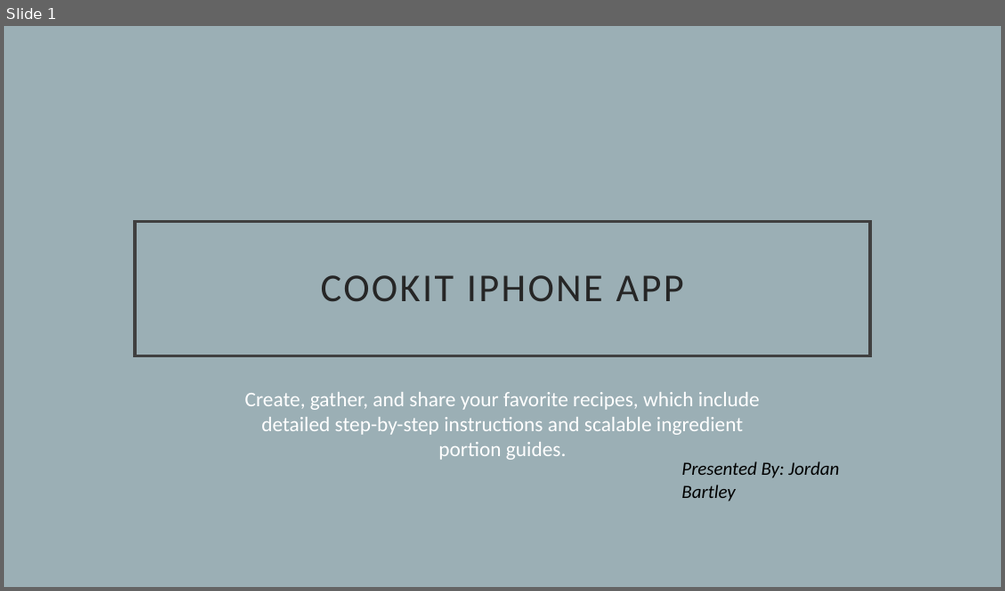
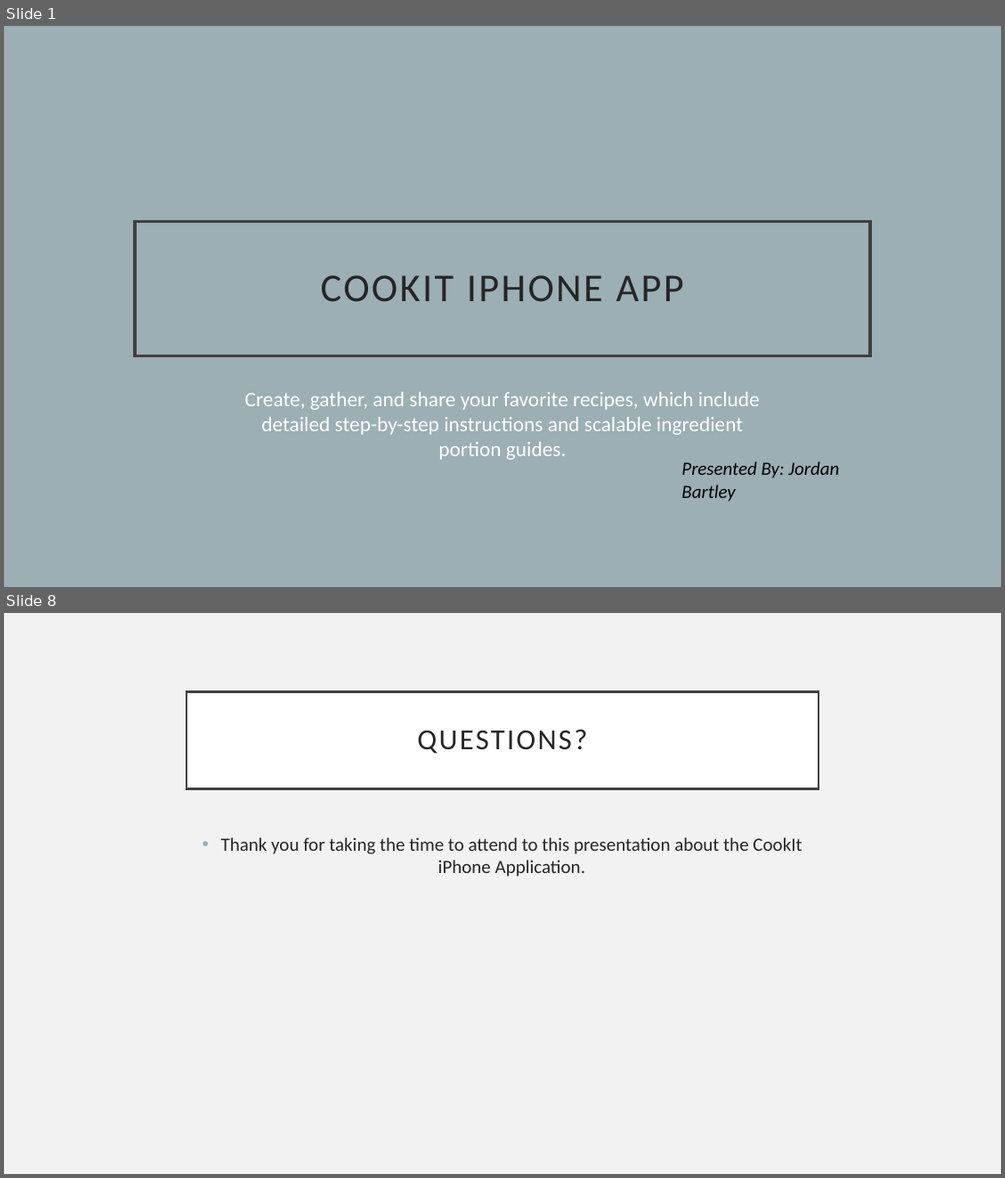
Before and after one commit to j-bartley/CookItApp, a slide deck: Diagrams/Senior Project - Assignment 2.pptx. Shown one above the other, each under a label of ours: slide 1 before the commit, slides 1 and 8 after it; the slides between them are not shown. The pictures are 1005x591 and 1005x1178 pixels, drawn with LibreOffice and Linux fonts; fonts in the diff are those of the drawing. Boxes give left, top, right and bottom in pixels: in the first picture for what was removed or moved away, otherwise in the second. Text is boxed around its words. In the diff, an @@ line names an element or a change of style, - is before the commit and + after.

```diff
--- a/Diagrams/Senior Project - Assignment 2.pptx
+++ b/Diagrams/Senior Project - Assignment 2.pptx
@@ slide 8 added at (4, 613, 1001, 1174), background #F2F2F2 @@
@@ title added at (186, 691, 818, 788), fill #FFFFFF, outline #404040 2.5 pt, 28 pt, text #262626 @@
+QUESTIONS?
@@ text added at (221, 837, 801, 876), 18 pt, text #262626 @@
+• Thank you for taking the time to attend to this presentation about the CookIt iPhone Application.
```
Also in this commit, not shown: 6 other slides added, 3 other files.
